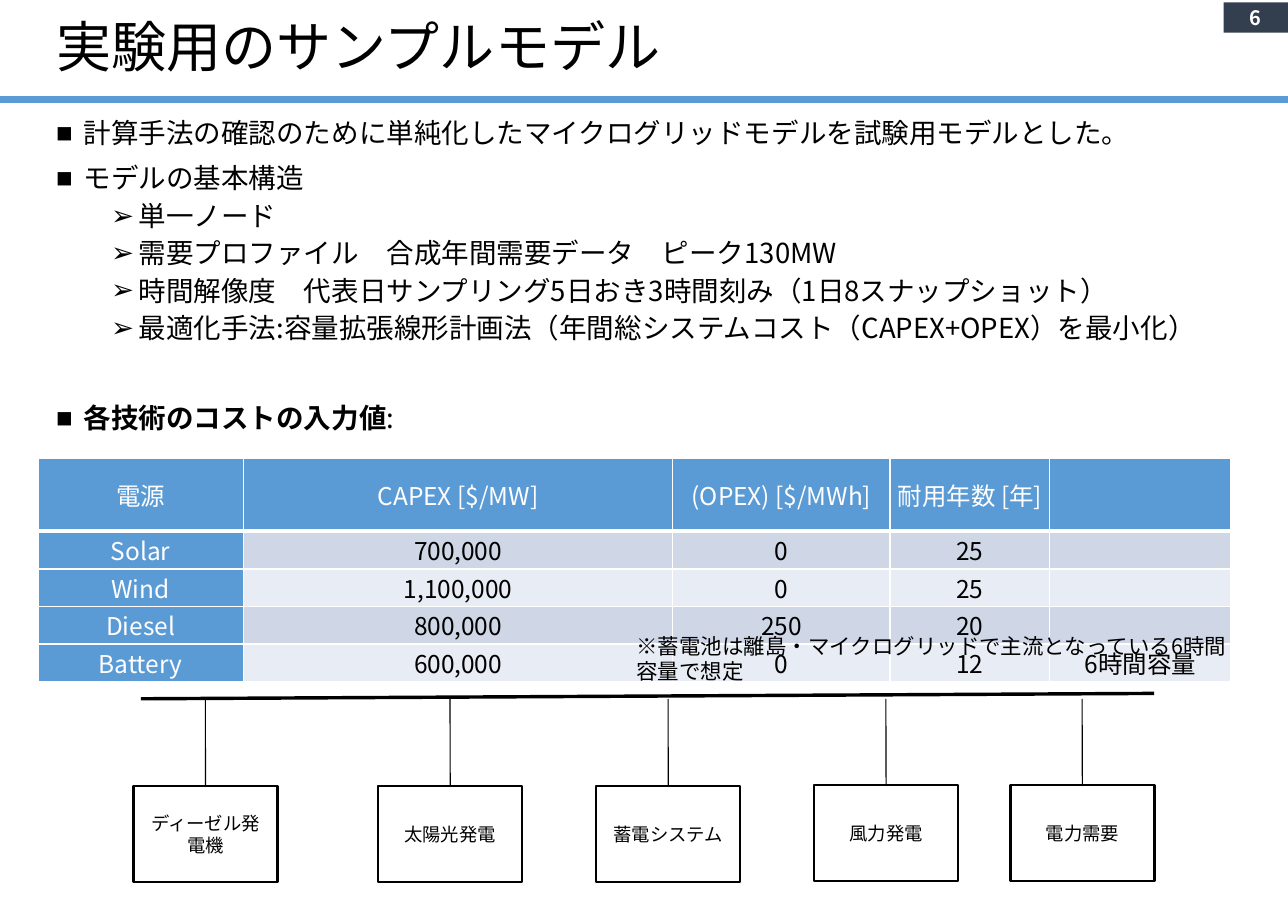
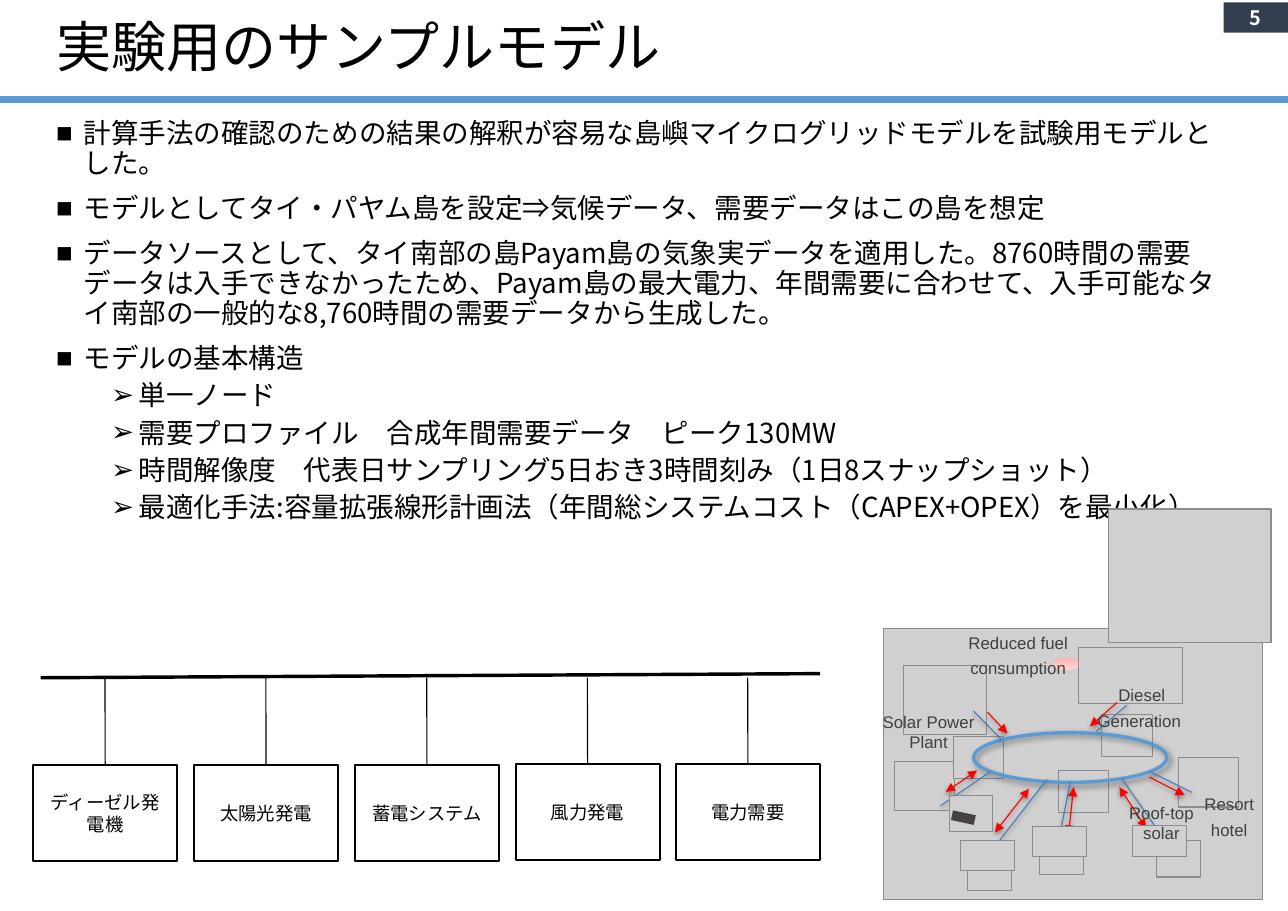
Before and after one commit to yanase1147/GSA-02, a slide deck: slide 5 of Study Outline.pptx (slide 6 before the commit). Drawn at 1288x911 pixels with LibreOffice and Linux fonts; fonts in the diff are those of the drawing; grey boxes stand for pictures; background and template pictures are left out. Boxes give left, top, right and bottom in pixels: in the first picture for what was removed or moved away, otherwise in the second. Text is boxed around its words. In the diff, an @@ line names an element or a change of style, - is before the commit and + after.

Commit message:
パワーポイントのアップデート

```diff
--- a/Study Outline.pptx
+++ b/Study Outline.pptx
@@ page number at box(1250, 10, 1262, 26): text changed @@
-6
+5
@@ text at box(84, 119, 1215, 328): text changed @@
-■ 計算手法の確認のために単純化したマイクログリッドモデルを試験用モデルとした。
+■ 計算手法の確認のための結果の解釈が容易な島嶼マイクログリッドモデルを試験用モデルとした。
+■ モデルとしてタイ・パヤム島を設定⇒気候データ、需要データはこの島を想定
+■ データソースとして、タイ南部の島Payam島の気象実データを適用した。8760時間の需要データは入手できなかったため、Payam島の最大電力、年間需要に合わせて、入手可能なタイ南部の一般的な8,760時間の需要データから生成した。
@@ text at box(84, 404, 395, 431): paragraph removed @@
-■ 各技術のコストの入力値:
@@ table removed at box(37, 458, 1232, 683), 5 rows, 5 columns @@
-電源 | CAPEX [$/MW] | (OPEX) [$/MWh] | 耐用年数 [年] | 
-Solar | 700,000 | 0 | 25 | 
-Wind | 1,100,000 | 0 | 25 | 
-Diesel | 800,000 | 250 | 20 | 
-Battery | 600,000 | 0 | 12 | 6時間容量
@@ picture added at box(1110, 509, 1271, 642) @@
@@ text removed at box(636, 632, 1226, 659) @@
-※蓄電池は離島・マイクログリッドで主流となっている6時間容量で想定
@@ line moved from (141, 699) - (1155, 693) to (41, 678) - (821, 673) @@
@@ line moved from (206, 786) - (205, 699) to (106, 765) - (105, 678) @@
@@ line moved from (451, 786) - (451, 699) to (267, 765) - (266, 678) @@
@@ line moved from (669, 786) - (669, 699) to (427, 765) - (426, 678) @@
@@ line moved from (887, 786) - (886, 699) to (588, 765) - (587, 678) @@
@@ line moved from (1083, 786) - (1083, 699) to (748, 765) - (748, 678) @@
@@ group added at box(883, 629, 1263, 900): 15 pictures, 7 lines, 5 texts, 4 double arrows, 3 arrows, 1 down arrow, 1 ellipse, 1 rectangle @@
+Solar Power Plant
+Roof-top solar
+Reduced fuel consumption
+Resort hotel
+Diesel Generation
@@ rectangle "ディーゼル発電機": place and size @@
-rectangle "ディーゼル発電機" at box(133, 786, 278, 881)
+rectangle "ディーゼル発電機" at box(33, 765, 177, 861)
@@ rectangle "太陽光発電": place and size @@
-rectangle "太陽光発電" at box(378, 786, 522, 881)
+rectangle "太陽光発電" at box(194, 765, 338, 861)
@@ rectangle "蓄電システム": place and size @@
-rectangle "蓄電システム" at box(596, 786, 740, 881)
+rectangle "蓄電システム" at box(355, 765, 499, 861)
@@ rectangle "風力発電": place and size @@
-rectangle "風力発電" at box(814, 786, 959, 881)
+rectangle "風力発電" at box(516, 765, 660, 861)
@@ font Arial to Noto Sans CJK JP in 5 elements at box(33, 765, 177, 861), box(194, 765, 338, 861), box(355, 765, 499, 861), box(516, 765, 660, 861), box(677, 765, 821, 861) @@
@@ rectangle "電力需要": place and size @@
-rectangle "電力需要" at box(1010, 786, 1155, 881)
+rectangle "電力需要" at box(677, 765, 821, 861)
@@ page number at box(641, 859, 653, 861): text changed @@
-6
+5
```
Also in this commit, not shown: 9 other slides changed, 18 slides added, 29 slides removed, 47 other files.
